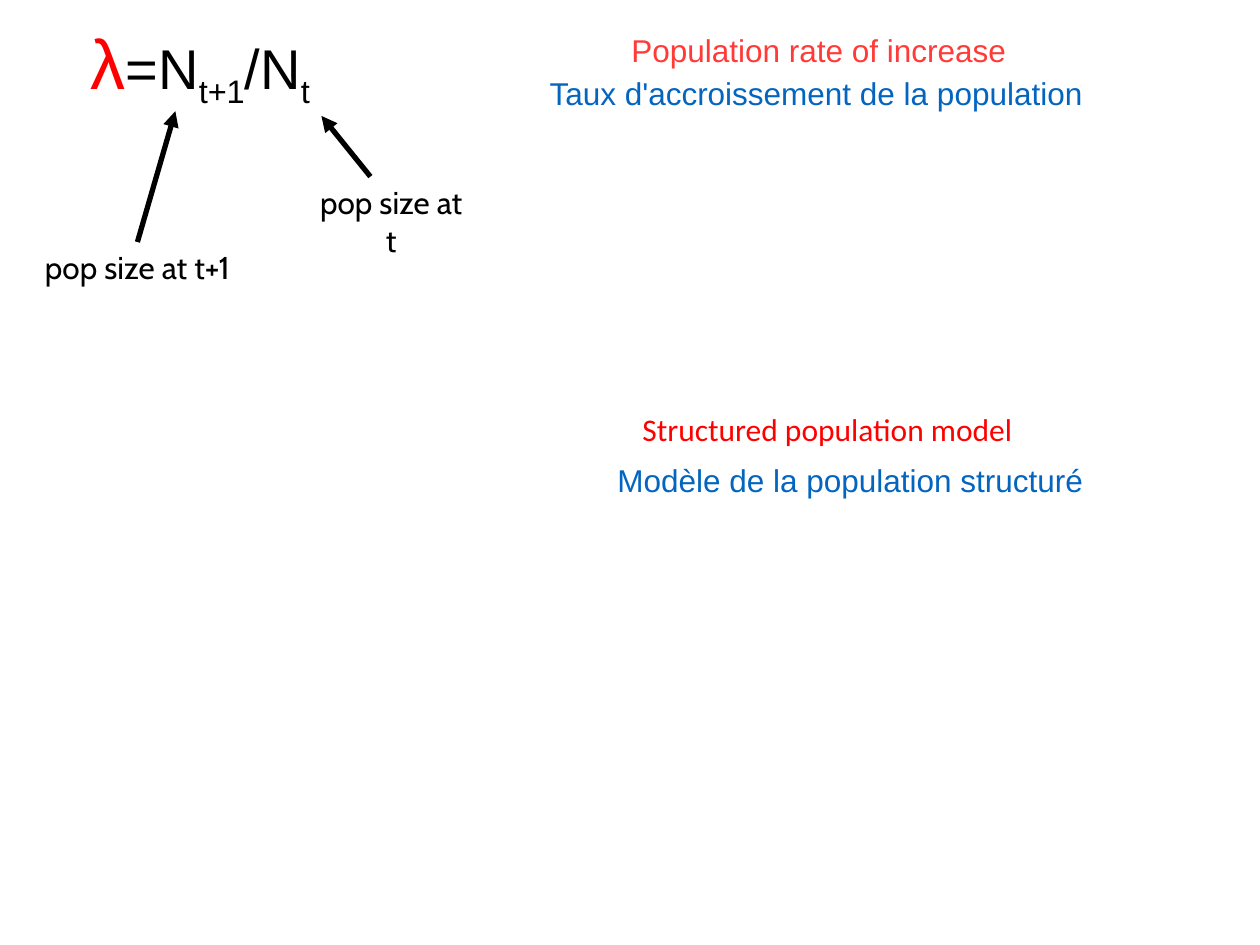
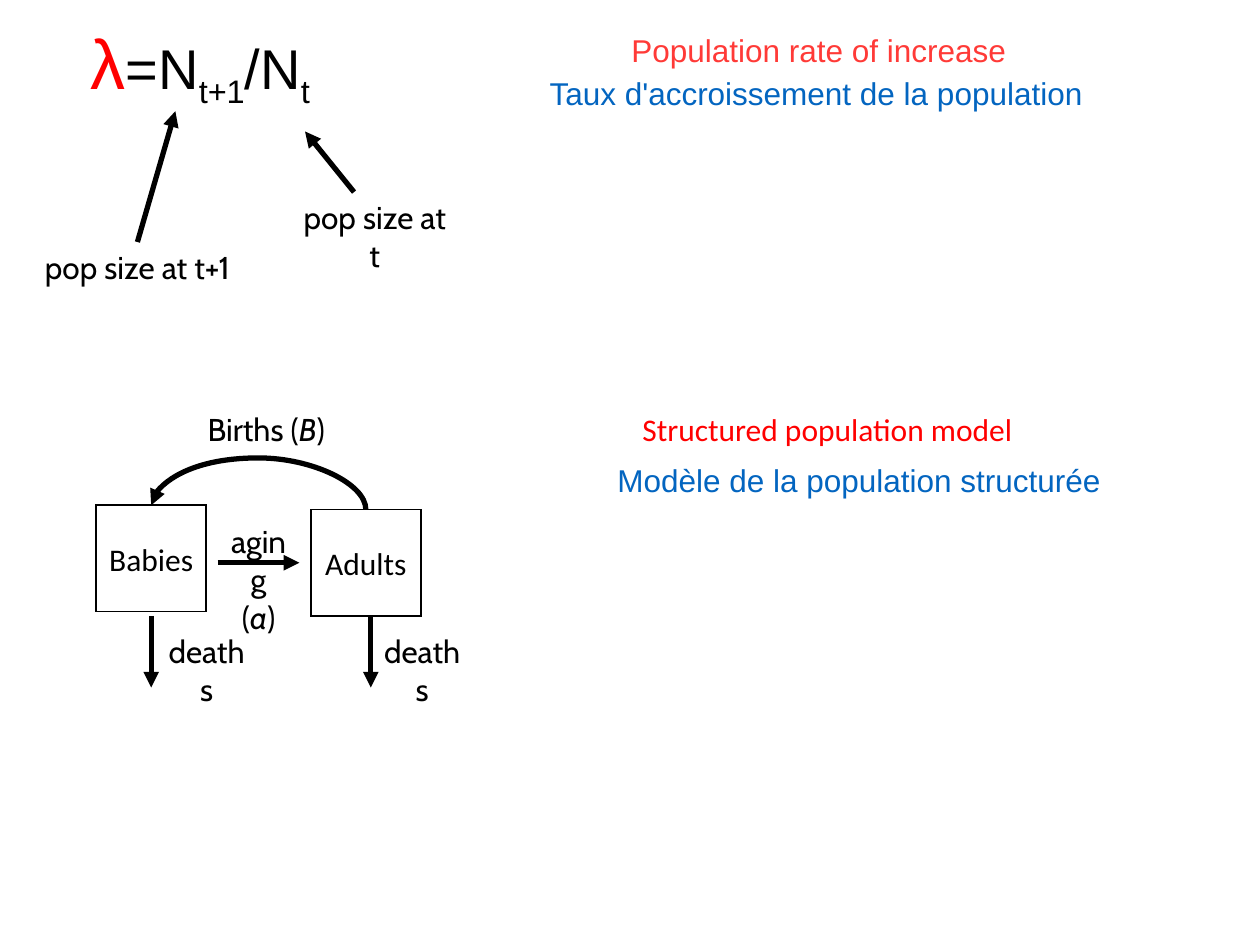
Before and after one commit to brooklabteam/E2M2, a slide deck: slide 37 of E2M2-2020/Lectures-ppt/IntroCompartmentalModels.pptx (slide 35 before the commit). Drawn at 1260x945 pixels with LibreOffice and Linux fonts; fonts in the diff are those of the drawing. Boxes give left, top, right and bottom in pixels: in the first picture for what was removed or moved away, otherwise in the second. Text is boxed around its words. In the diff, an @@ line names an element or a change of style, - is before the commit and + after.

```diff
--- a/E2M2-2020/Lectures-ppt/IntroCompartmentalModels.pptx
+++ b/E2M2-2020/Lectures-ppt/IntroCompartmentalModels.pptx
@@ arrow moved from (370, 176) - (321, 116) to (354, 192) - (305, 131) @@
@@ text "pop size at t": place and size @@
-text "pop size at t" at (320,192,462,253)
+text "pop size at t" at (304,207,445,268)
@@ text added at (208,417,325,446), 18 pt, text #000000 @@
+Births (B)
@@ curved arrow added from (365, 509) to (151, 505), #000000 3 pt @@
@@ text at (617,468,1100,498): text changed @@
-Modèle de la population structuré
+Modèle de la population structurée
@@ rectangle added at (96,505,205,611), outline #000000 1 pt, 18 pt, text #000000 @@
+Babies
@@ rectangle added at (311,509,421,615), outline #000000 1 pt, 18 pt, text #000000 @@
+Adults
@@ arrow added from (218, 563) to (300, 563), #000000 3 pt @@
@@ arrow added from (151, 616) to (151, 688), #000000 3 pt @@
@@ text added at (152,626,261,677), 18 pt, text #000000 @@
+deaths
@@ text added at (242,605,275,634), 18 pt, text #000000 @@
+aging
+(a)
@@ text added at (368,626,476,677), 18 pt, text #000000 @@
+deaths
@@ arrow added from (370, 616) to (370, 688), #000000 3 pt @@
```
Also in this commit, not shown: 4 slides added, 1 slide removed, 16 other files.
